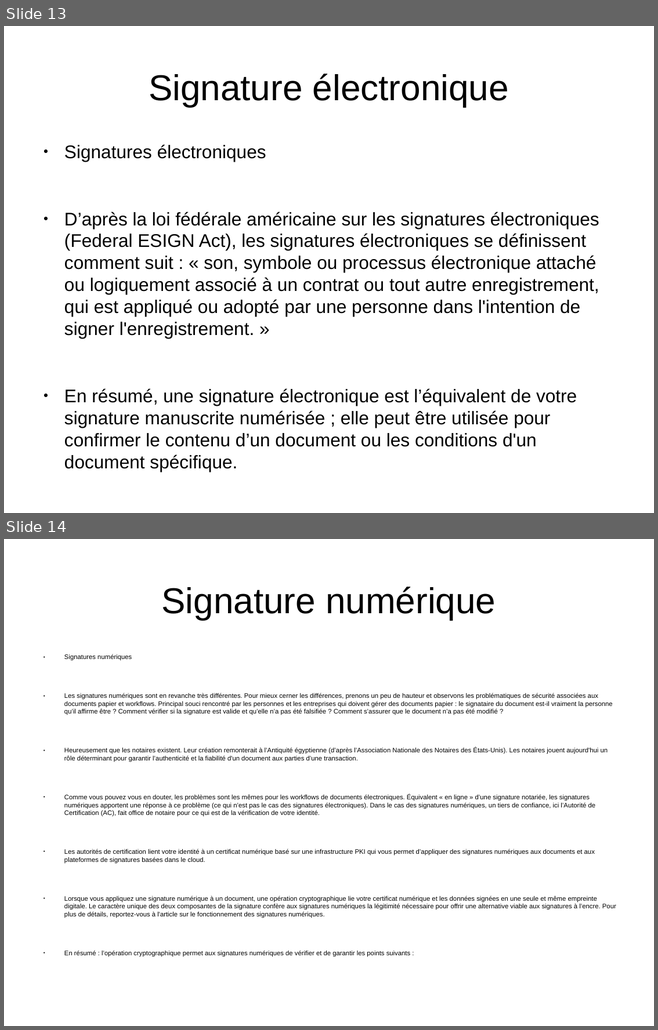
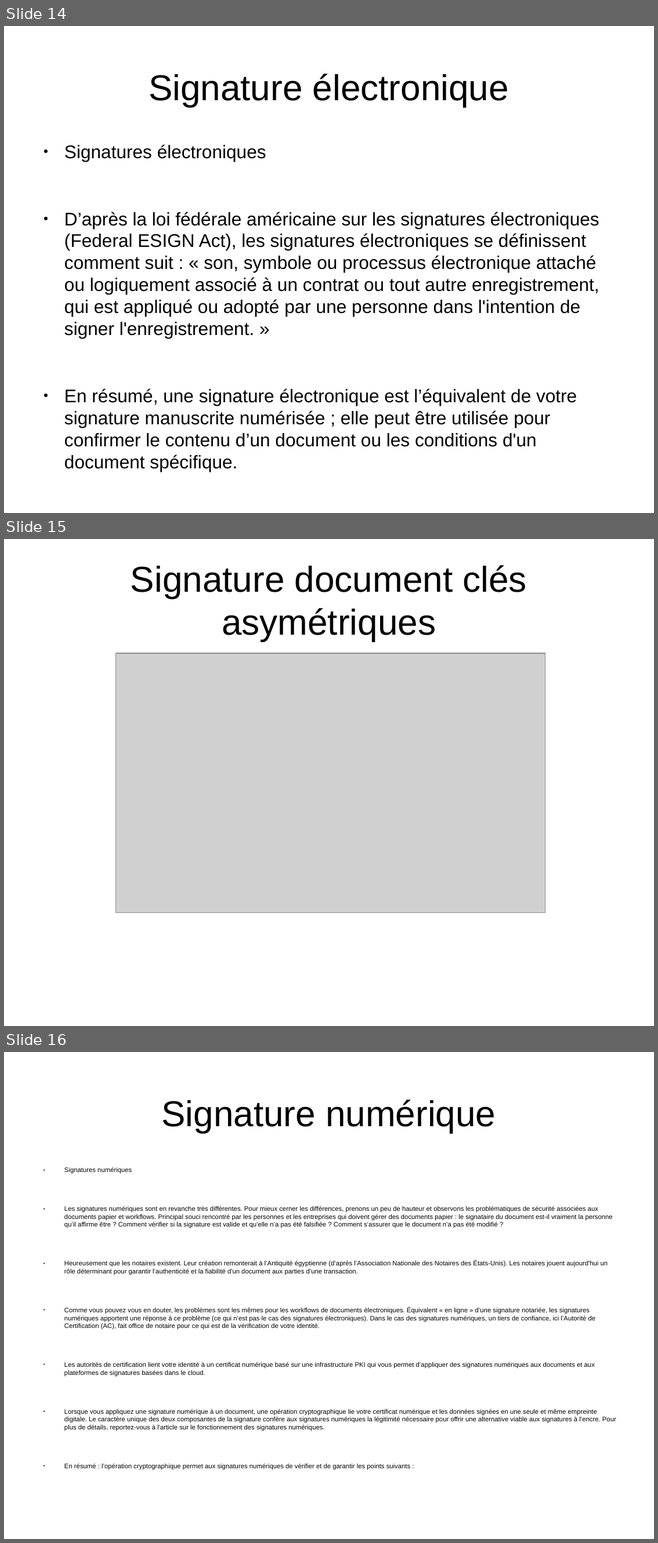
Before and after one commit to heylve/current, a slide deck: Presentations/SignatureElec.odp. Shown one above the other, each under a label of ours: slides 13 and 14 before the commit, slides 14, 15 and 16 after it. The pictures are 658x1030 and 658x1543 pixels, drawn with LibreOffice and Linux fonts; fonts in the diff are those of the drawing; grey boxes stand for pictures. Boxes give left, top, right and bottom in pixels: in the first picture for what was removed or moved away, otherwise in the second. Text is boxed around its words. In the diff, an @@ line names an element or a change of style, - is before the commit and + after.

```diff
--- a/Presentations/SignatureElec.odp
+++ b/Presentations/SignatureElec.odp
@@ slide 15 added at [4,539,654,1026], background #FFFFFF @@
@@ title added at [130,565,526,642], 44 pt, text #000000 @@
+Signature document clés asymétriques
@@ picture added at [115,653,545,913] @@
@@ what was slide 13 is now slide 14 @@
@@ what was slide 14 is now slide 16 @@
```
Also in this commit, not shown: 1 slide changed, 1 other slide added.
